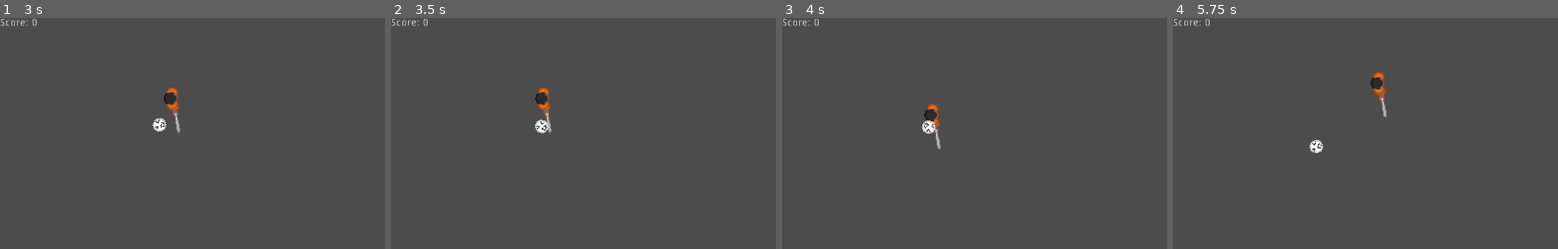
Above: before the commit, frames 1-4 (left to right).
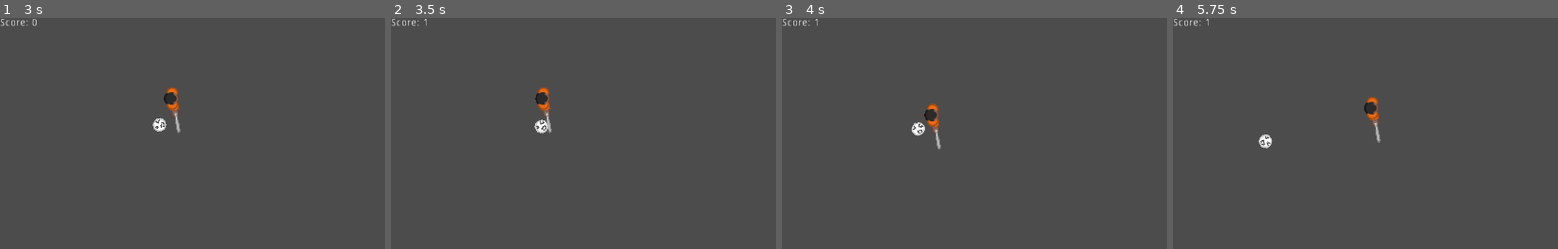
Above: after the commit, the same moments.

Repository: DevinPentecost/rubber-band-ball
Game: Godot game, scene res://objects/arena/Arena.tscn
The game is run twice, just before and just after one commit, with the same random seed, the same clock (stepped at 60 frames per second) and the same inputs. The engine's default icon, where the game draws it, is replaced by a stand-in: a white triangle on a blue panel in a dark square.
Inputs (mouse positions are in pixels of both pictures, inside the frame that each line leads up to):
- Up to frame 1 (3 s): tap Enter at 0.5 s; move the mouse to (outside the picture) at 0.52 s; hold W (move_north) 0.53-2.03 s; right-click (outside the picture) at 0.6 s; move the mouse to (outside the picture) at 1.27 s; tap Right (look_east) at 1.35 s; move the mouse to (150, 172) at 2.02 s; hold Up (look_north) 2.03-2.78 s; hold A (move_west) from 2.03 s (still down); move the mouse to (outside the picture) at 2.77 s; tap Down (look_south) at 2.85 s
- Up to frame 2 (3.5 s): keep holding A (move_west)
- Up to frame 3 (4 s): move the mouse to (1043, 128) at 3.52 s; release A (move_west) at 3.53 s; hold S (move_south) from 3.53 s (still down); hold Left (look_west) from 3.53 s (still down)
- Up to frame 4 (5.75 s): move the mouse to (outside the picture) at 4.27 s; release S (move_south) at 4.28 s; release Left (look_west) at 4.28 s; hold D (move_east) 4.28-5.03 s; click (outside the picture) at 4.35 s; move the mouse to (outside the picture) at 5.02 s; hold W (move_north) from 5.03 s (still down); right-click (outside the picture) at 5.1 s

Frame 1 is identical in both runs. In frame 2, less than 0.1% of the frame differs, in the area x 8-41%, y 0-50%; in frame 3, 0.3%; in frame 4, 1.2%, in the area x 8-56%, y 0-59%.

Commit message:
fix merge

Diff:
--- a/project/objects/arena/Arena.tscn
+++ b/project/objects/arena/Arena.tscn
@@ -37,7 +37,7 @@
 [node name="Player" parent="." instance=ExtResource( 3 )]
 position = Vector2( 327, 260 )
 
-[node name="Bat" parent="Player" index="2"]
+[node name="Bat" parent="Player" index="4"]
 position = Vector2( -92, -66 )
 contacts_reported = 4
 contact_monitor = true
--- a/project/objects/player/Player.tscn
+++ b/project/objects/player/Player.tscn
@@ -18,7 +18,7 @@
 [node name="CollisionShape2D" type="CollisionShape2D" parent="."]
 shape = SubResource( 2 )
 
-[node name="StaticBody2D" type="StaticBody2D" parent="."]
+[node name="StaticBody2D" type="StaticBody2D" parent="." groups=["bat"]]
 collision_layer = 256
 collision_mask = 8
 
@@ -58,6 +58,7 @@
 collision_mask = 8
 mode = 3
 gravity_scale = 0.0
+
 [node name="CharacterSprite" type="Sprite" parent="."]
 texture = ExtResource( 4 )
 
